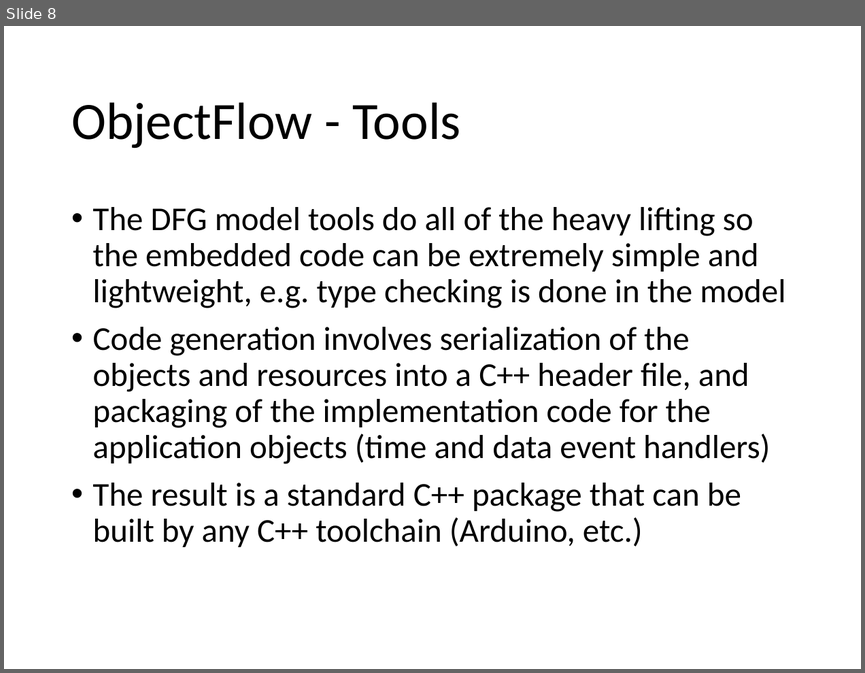
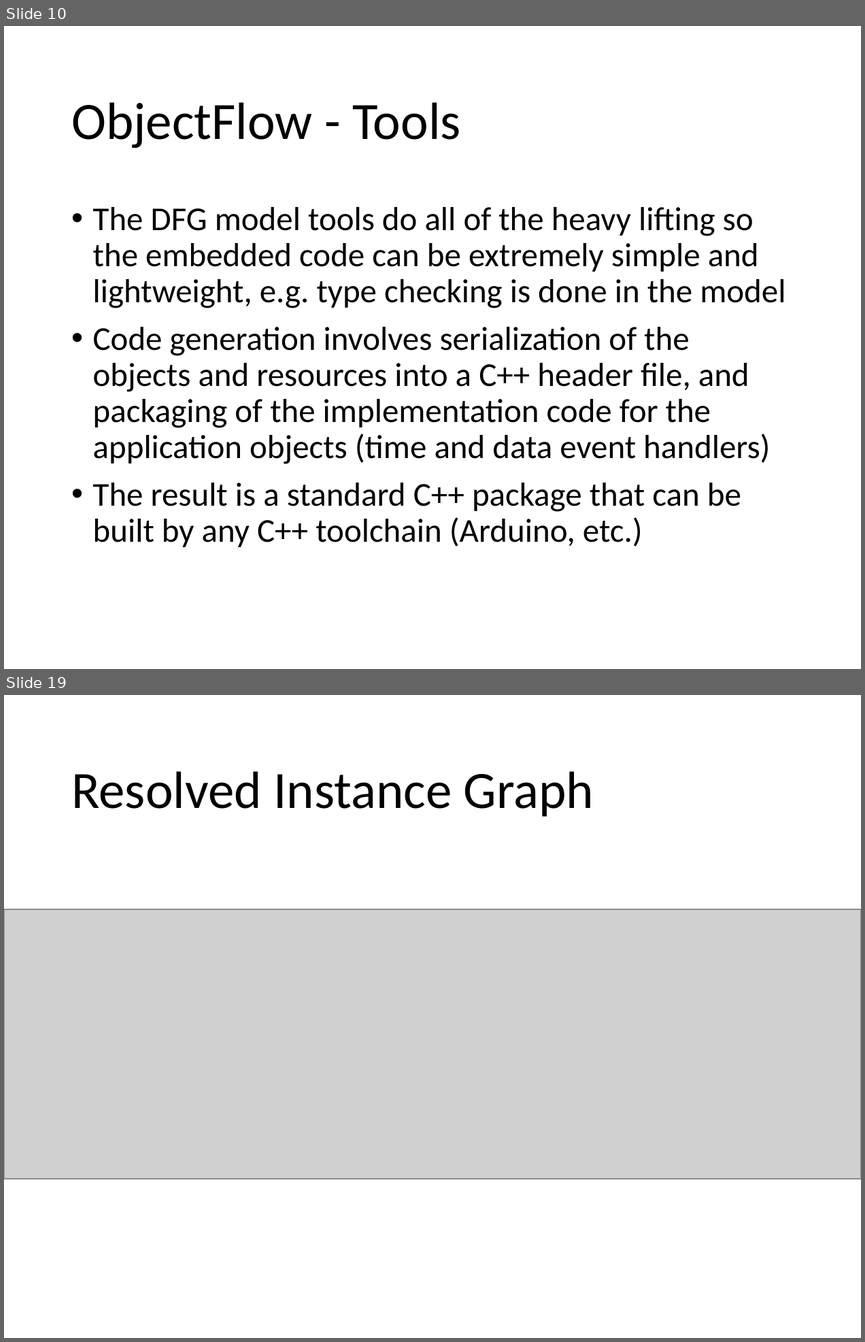
Before and after one commit to mjkoster/ObjectFlow, a slide deck: Documents/ObjectFlow.pptx. Shown one above the other, each under a label of ours: slide 8 before the commit, slides 10 and 19 after it; the slides between them are not shown. The pictures are 865x673 and 865x1342 pixels, drawn with LibreOffice and Linux fonts; fonts in the diff are those of the drawing; grey boxes stand for pictures. Boxes give left, top, right and bottom in pixels: in the first picture for what was removed or moved away, otherwise in the second. Text is boxed around its words. In the diff, an @@ line names an element or a change of style, - is before the commit and + after.

Commit message:
Experiments with UML graph rendering
Update slides

```diff
--- a/Documents/ObjectFlow.pptx
+++ b/Documents/ObjectFlow.pptx
@@ slide 19 added at (x1=4, y1=695, x2=861, y2=1338), background #FFFFFF @@
@@ title added at (x1=71, y1=771, x2=594, y2=817), 44 pt, text #000000 @@
+Resolved Instance Graph
@@ picture added at (x1=4, y1=909, x2=861, y2=1178) @@
@@ what was slide 8 is now slide 10 @@
```
Also in this commit, not shown: 1 slide changed, 11 other slides added, 1 slide removed, 5 other files.
